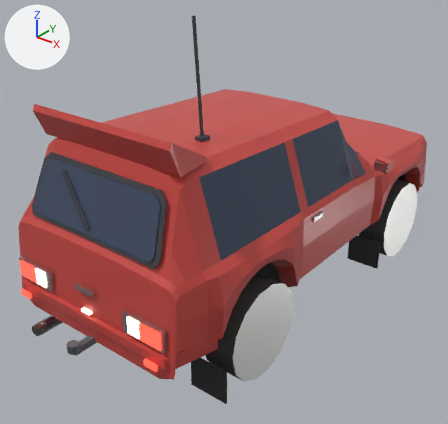
Two versions of the glTF model models/niva.glb, one commit apart.
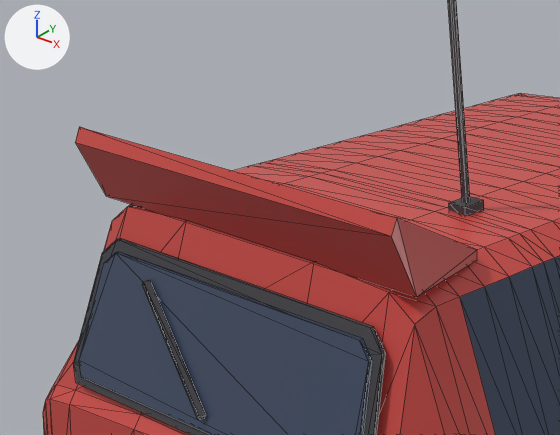
There are two pictures of each version: one whole from a 50 mm lens placed at (2.82, -3.97, 2.96), pointed at (-0.06, -0.37, 0.73), one close up on the part from 0% to 54% of the width and 11% to 56% of the height. Every picture has the same lights, and +X, +Y and +Z are marked at upper left. The first two pictures are the older version. The close-ups show mesh edges as thin lines. Where no turn or scale is listed for an object, it has been applied to the vertices. Vertices at exactly the same position are counted once.

Names of what the first close-up shows: 'Antenna', 'Body', 'Spoiler'.
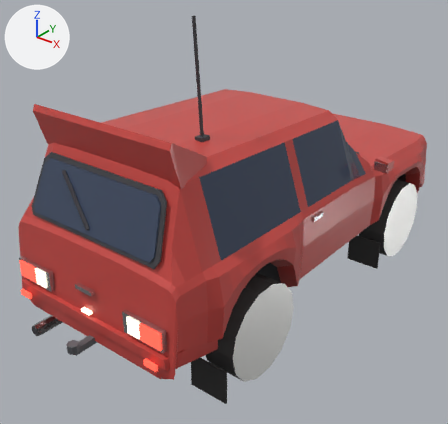
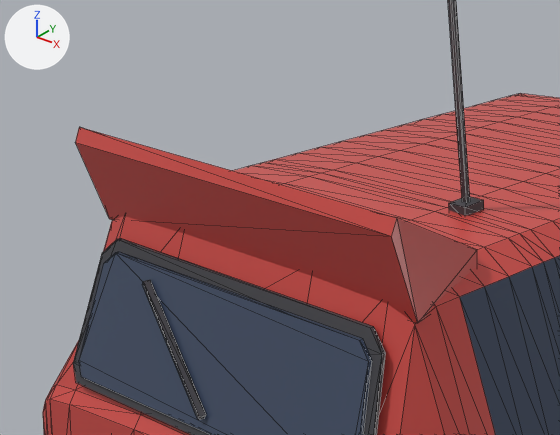
Location of each change, [x1, y1, x2, y2] in pixels of the close-ups (560 x 435 px; the box of a moved part takes in the faces that stretch with it):
'Spoiler', reshaped (15% taller)
    before: [75, 127, 477, 297]
    after: [75, 127, 477, 323]
part 1 of me_spoiler, moved or reshaped
    before: [76, 143, 477, 297]
    after: [76, 143, 477, 323]

Edits to the bpy script that builds the scene:
```text
Change me_spoiler:
    used by ob_spoiler; location = (0.0, -1.3, 1.712)
    remove me_spoiler.from_pydata(...)  # 10 vertices, 16 faces; spans x -0.61..0.61, y -0.38..0.0, z -0.11..0.12
    add me_spoiler.from_pydata(...)  # 10 vertices, 16 faces; spans x -0.61..0.61, y -0.38..0.0, z -0.17..0.12
    me_spoiler part 1
    me_spoiler.vertices[0].co: (-0.55, 0.0, -0.11) -> (-0.55, 0.0, -0.17)
    me_spoiler.vertices[3].co: (-0.61, -0.3, -0.1) -> (-0.61, -0.3, -0.17)  # pixel (106, 196) -> pixel (109, 218)
    me_spoiler.vertices[5].co: (0.55, 0.0, -0.11) -> (0.55, 0.0, -0.17)  # pixel (477, 260) -> not seen
    me_spoiler.vertices[8].co: (0.61, -0.3, -0.1) -> (0.61, -0.3, -0.17)  # pixel (416, 297) -> pixel (417, 323)
```
